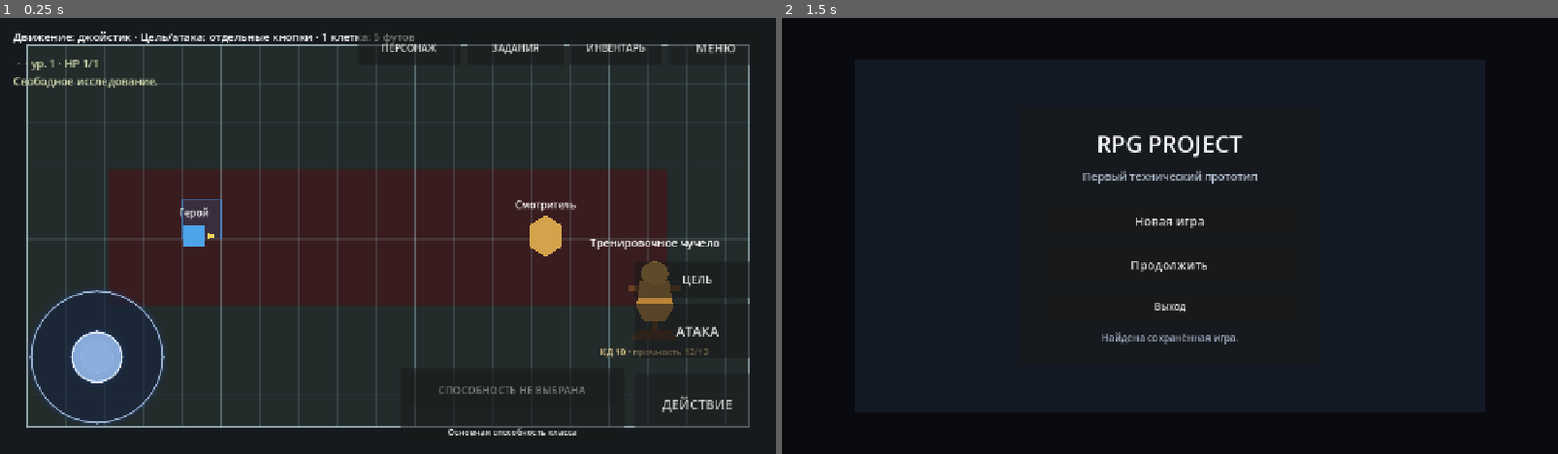
Above: before the commit, frames 1-2 (left to right).
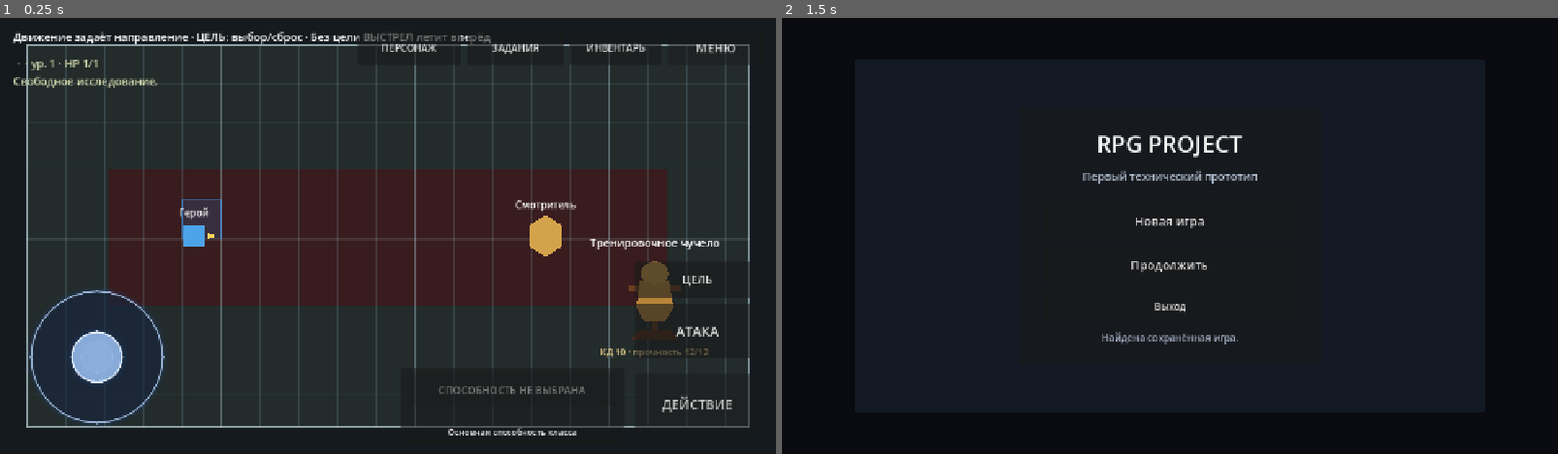
Above: after the commit, the same moments.

Repository: eretenkodaniil16-rgb/rpg-project
Game: Godot game, scene res://scenes/game/game.tscn
Same seed, same stepped clock (60 frames per second), same inputs: the game is played once before the commit and once after it. This scene is started directly instead of the project's main scene.
Inputs:
- Up to frame 1 (0.25 s): no input
- Up to frame 2 (1.5 s): click "ДЕЙСТВИЕ" at 0.5 s; click "МЕНЮ" at 1.25 s

The runs differ from the first frame. In frame 1, 0.6% of the frame differs, in the area x 9-64%, y 2-6%; in frame 2, nothing differs.

Commit message:
docs: clarify free-aim controls in HUD

Diff:
--- a/scripts/game/game_base.gd
+++ b/scripts/game/game_base.gd
@@ -57,9 +57,9 @@
 
 func _configure_platform_prompts() -> void:
 	if _uses_touch_controls():
-		help_label.text = "Движение: джойстик · Цель/атака: отдельные кнопки · 1 клетка: 5 футов"
+		help_label.text = "Движение задаёт направление · ЦЕЛЬ: выбор/сброс · Без цели ВЫСТРЕЛ летит вперёд"
 	else:
-		help_label.text = "Движение: стрелки · Tab: цель · F: атака · 1 клетка: 5 футов · Esc: меню"
+		help_label.text = "Стрелки: движение/направление · Tab: цель/сброс · F: атака или свободный выстрел"
 
 
 func _update_status() -> void:
